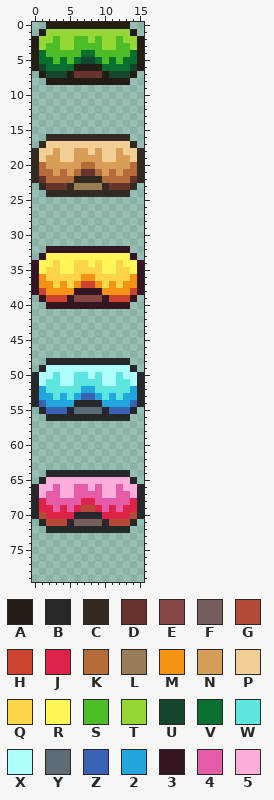
Sprite sheet: asset/platforms.png. The picture above was drawn from the file before the commit.
The file is 16x80 pixels. Colours within 5 levels of each other are drawn and written as one.
Palette (. is transparent): A #231d16  B #26282b  C #332a22  D #67332d  E #864646  F #775d5e  G #b34a38  H #cb422e  J #de2348  K #b66b3a  L #997d57  M #f49314  N #d89e58  P #f3cf95  Q #fcd54b  R #fff658  S #4dbd27  T #95d836  U #14462d  V #0a7030  W #5ce6df  X #aefffb  Y #5d6b77  Z #3863b3  2 #23a6de  3 #351424  4 #e65ca8  5 #ffaedb
The same view after the edit:
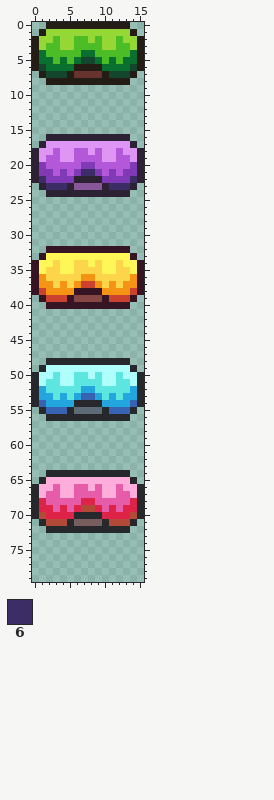
Colours new in this view: 6 #3d2d67
Change:
Colour C changes from #332a22 to #2d2233.
Colour K changes from #b66b3a to #803ab6.
Colour L changes from #997d57 to #885799.
Colour N changes from #d89e58 to #b358d8.
Colour P changes from #f3cf95 to #df95f3.
The edit turns colour D into colour 6 in row 21 at x 7 to 8; in row 22 at x 1 and 14; in row 23 at x 2 to 4 and 11 to 13.
Pixel boxes of the changes (left, top, right, bottom) in both pictures:
changed: (32, 134, 144, 197)
